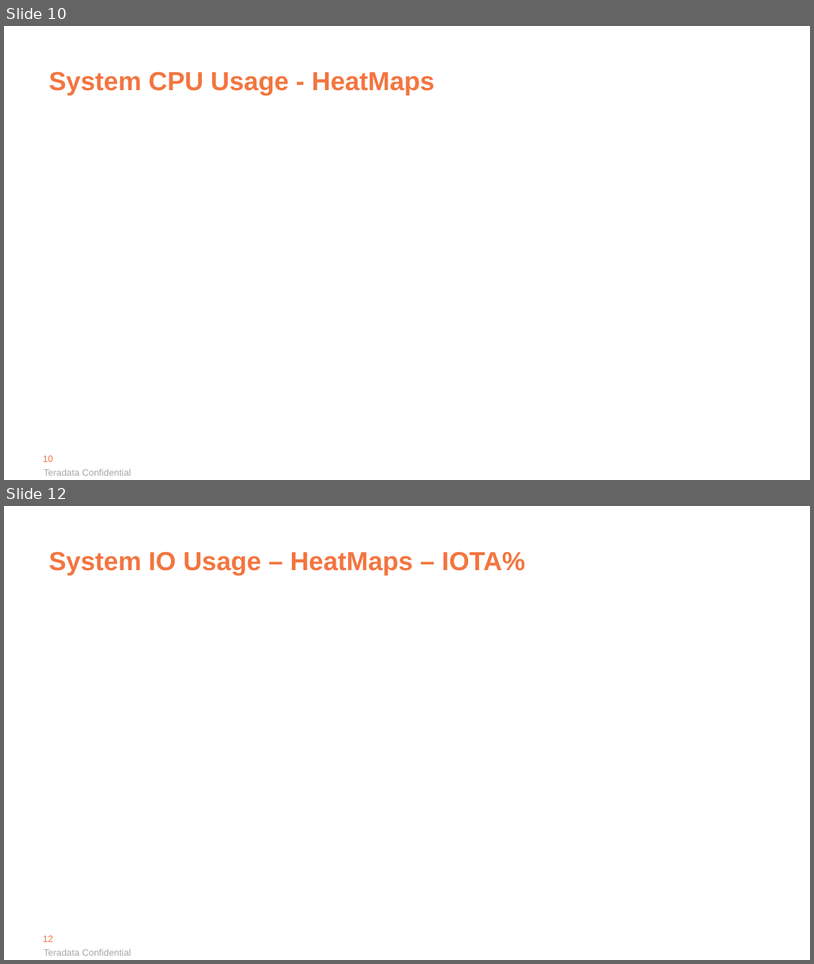
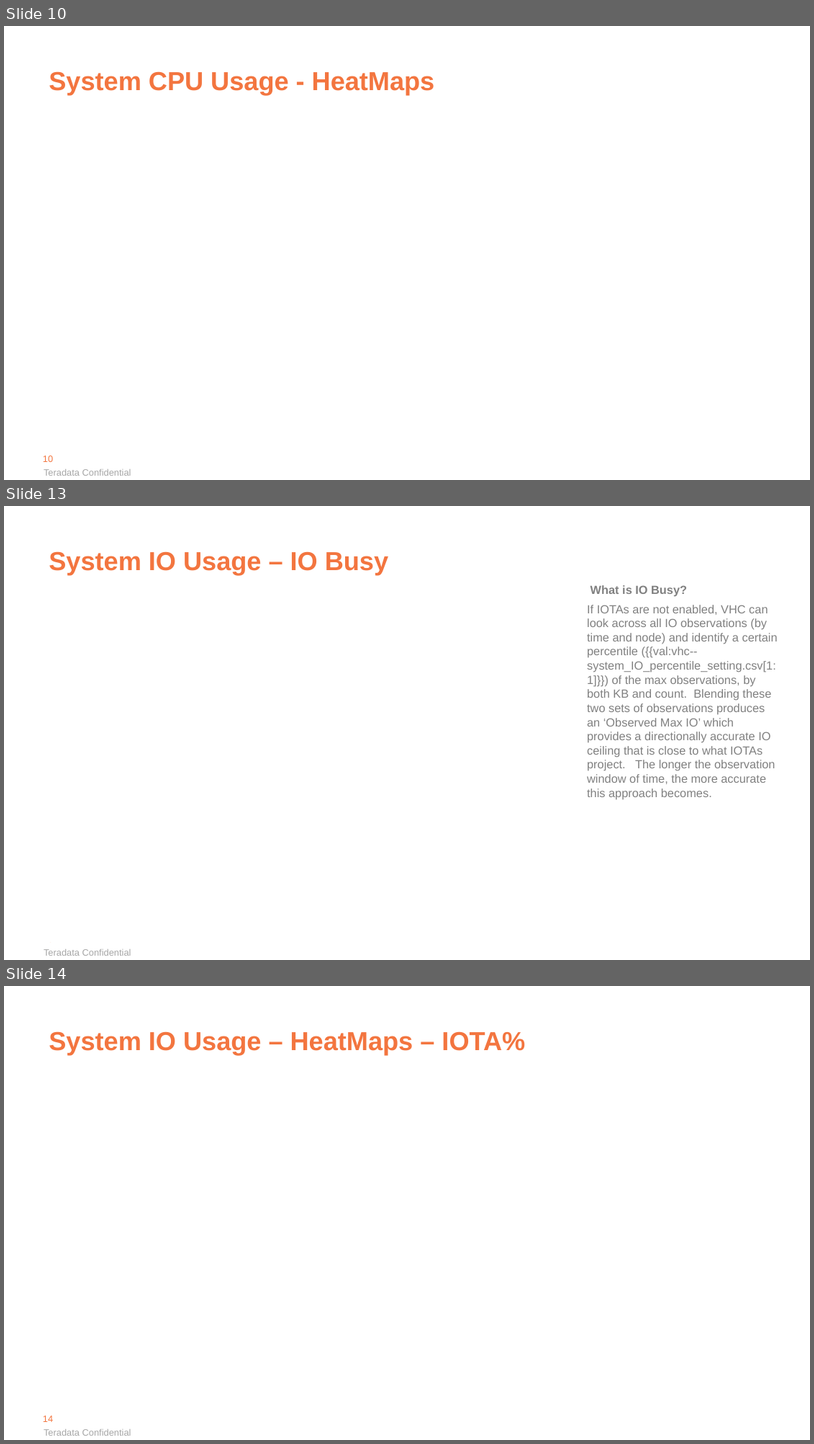
Before and after one commit to tdcoa/systasks, a slide deck: Solutions/ppt/Vantage Health Check v4.0.pptx. Shown one above the other, each under a label of ours: slides 10 and 12 before the commit, slides 10, 13 and 14 after it; the slides between them are not shown. The pictures are 814x964 and 814x1444 pixels, drawn with LibreOffice and Linux fonts; fonts in the diff are those of the drawing; background and template pictures are left out. Boxes give left, top, right and bottom in pixels: in the first picture for what was removed or moved away, otherwise in the second. Text is boxed around its words. In the diff, an @@ line names an element or a change of style, - is before the commit and + after.

```diff
--- a/Solutions/ppt/Vantage Health Check v4.0.pptx
+++ b/Solutions/ppt/Vantage Health Check v4.0.pptx
@@ slide 13 added at [4, 506, 810, 960], background #FFFFFF; not listed: 2 template elements that a slide beside it also shows @@
@@ title added at [49, 551, 388, 575], 31 pt, text #F3753F, bold @@
+System IO Usage – IO Busy
@@ text added at [587, 585, 778, 799], 14 pt, text #808080 @@
+What is IO Busy?
+If IOTAs are not enabled, VHC can look across all IO observations (by time and node) and identify a certain percentile ({{val:vhc--system_IO_percentile_setting.csv[1:1]}}) of the max observations, by both KB and count. Blending these two sets of observations produces an ‘Observed Max IO’ which provides a directionally accurate IO ceiling that is close to what IOTAs project. The longer the observation window of time, the more accurate this approach becomes.
@@ rectangle added at [40, 604, 581, 942], fill #FFFFFF @@
@@ what was slide 12 is now slide 14 @@
@@ page number at [43, 1415, 53, 1422]: text changed @@
-12
+14
```
Also in this commit, not shown: 2 slides changed, 1 other slide added, 2 other files.
